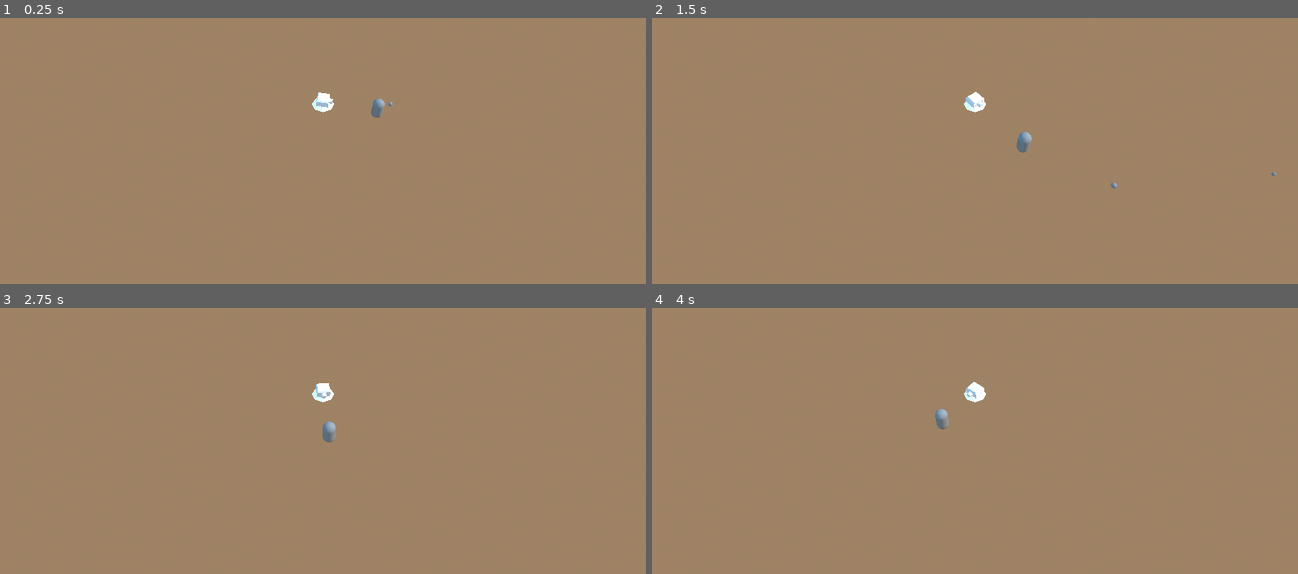
Above: before the commit, frames 1-4 (two rows, left to right).
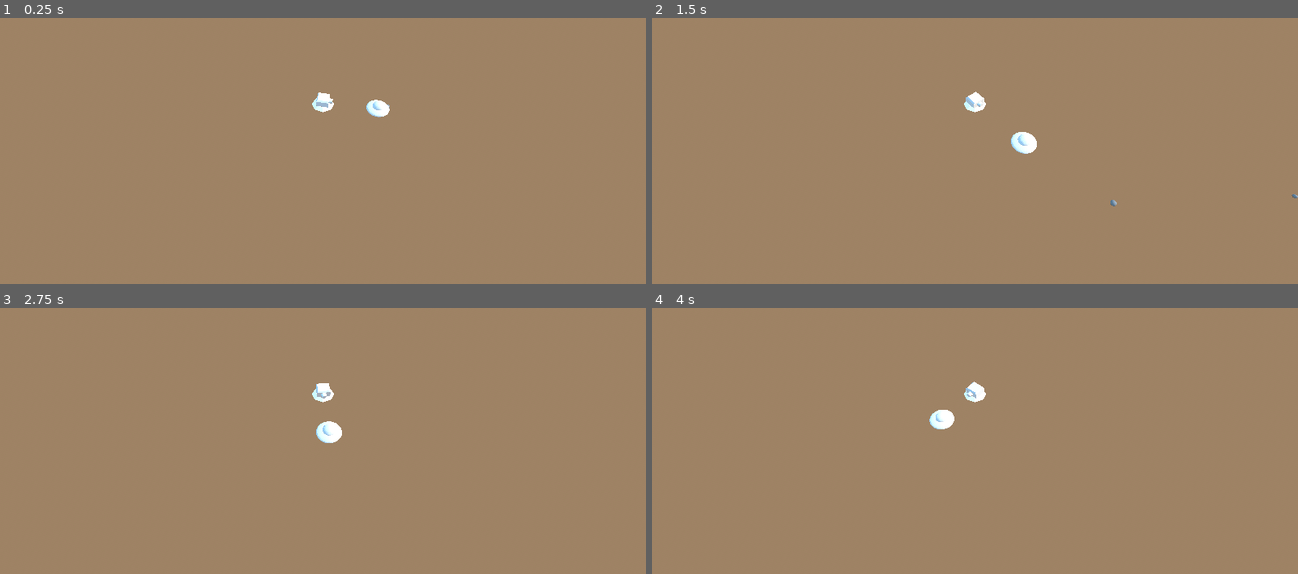
Above: after the commit, the same moments.

Repository: MackWessels/glowfront
Game: Godot game, scene res://scenes/main.tscn
Same seed, same stepped clock (60 frames per second), same inputs: the game is played once before the commit and once after it.
Inputs:
- Up to frame 1 (0.25 s): no input
- Up to frame 2 (1.5 s): no input
- Up to frame 3 (2.75 s): no input
- Up to frame 4 (4 s): no input

The runs differ from the first frame. In frame 1, 0.2% of the frame differs, in the area x 56-61%, y 30-38%; in frame 2, 0.3%, in the area x 55-100%, y 42-71%; in frame 3, 0.3%; in frame 4, 0.2%.

Commit message:
added usf model and fixed the basic errors on test

Diff:
--- a/scenes/enemy.tscn
+++ b/scenes/enemy.tscn
@@ -1,16 +1,25 @@
-[gd_scene load_steps=4 format=3 uid="uid://bksm503hl2ahi"]
+[gd_scene load_steps=5 format=3 uid="uid://bksm503hl2ahi"]
 
 [ext_resource type="Script" uid="uid://cm3n6i18uv218" path="res://scripts/enemy.gd" id="1_7p1mj"]
+[ext_resource type="PackedScene" uid="uid://dbk0o7kp4ikj3" path="res://models/UFO.glb" id="2_md0e3"]
 
-[sub_resource type="CapsuleMesh" id="CapsuleMesh_4gyqm"]
+[sub_resource type="CylinderShape3D" id="CylinderShape3D_md0e3"]
+height = 0.237122
+radius = 1.01123
 
-[sub_resource type="CapsuleShape3D" id="CapsuleShape3D_qi2p4"]
+[sub_resource type="SphereShape3D" id="SphereShape3D_4ra3w"]
 
 [node name="Enemy" type="CharacterBody3D"]
 script = ExtResource("1_7p1mj")
 
-[node name="MeshInstance3D" type="MeshInstance3D" parent="."]
-mesh = SubResource("CapsuleMesh_4gyqm")
+[node name="BaseCollider" type="CollisionShape3D" parent="."]
+transform = Transform3D(1, 0, 0, 0, 1, 0, 0, 0, 1, 0, 0.00418091, 0)
+shape = SubResource("CylinderShape3D_md0e3")
 
-[node name="CollisionShape3D" type="CollisionShape3D" parent="."]
-shape = SubResource("CapsuleShape3D_qi2p4")
+[node name="DomeCollider" type="CollisionShape3D" parent="."]
+transform = Transform3D(1, 0, 0, 0, 1, 0, 0, 0, 1, 0, 0.168067, 0)
+shape = SubResource("SphereShape3D_4ra3w")
+
+[node name="UFO" parent="." instance=ExtResource("2_md0e3")]
+
+[editable path="UFO"]
--- a/scenes/main.tscn
+++ b/scenes/main.tscn
@@ -47,9 +47,10 @@
 curve = SubResource("Curve3D_0wfyh")
 
 [node name="PathFollower" type="PathFollow3D" parent="EnemyPath"]
-transform = Transform3D(-0.960874, 0, 0.276984, 0, 1, 0, -0.276984, 0, -0.960874, 5, 0, 0)
+transform = Transform3D(-0.960873, 0, 0.276985, 0, 1, 0, -0.276985, 0, -0.960873, 5, 0, 0)
 rotation_mode = 4
 
 [node name="Enemy" parent="EnemyPath/PathFollower" instance=ExtResource("3_sugp2")]
+transform = Transform3D(1, 0, -2.98023e-08, 0, 1, 0, 2.98023e-08, 0, 1, 0, 0.130977, 0)
 
 [node name="Tower" parent="." instance=ExtResource("2_0xm2m")]
--- a/scripts/tower.gd
+++ b/scripts/tower.gd
@@ -34,7 +34,7 @@
 	var target_pos = target.global_transform.origin
 	var direction = (target_pos - origin).normalized()
 	bullet.global_transform.origin = origin
-	bullet.direction = direction  # assumes the projectile script has a `direction` variable
+	bullet.direction = direction
 	get_tree().current_scene.add_child(bullet)
 
 func _on_body_entered(body):
Binary file added: models/UFO.bin
Binary file added: models/UFO.glb
Not shown, added: models/UFO.glb.import
